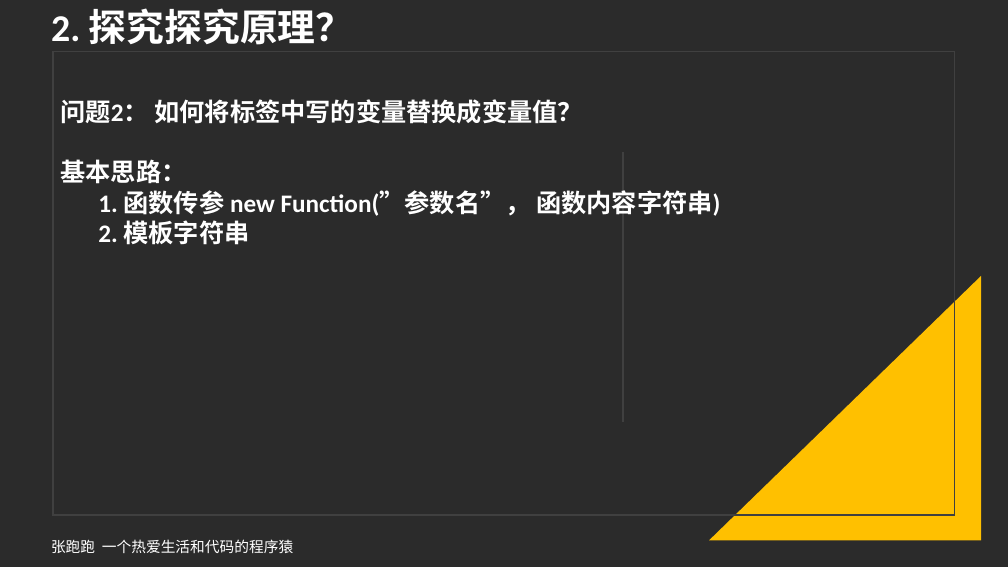
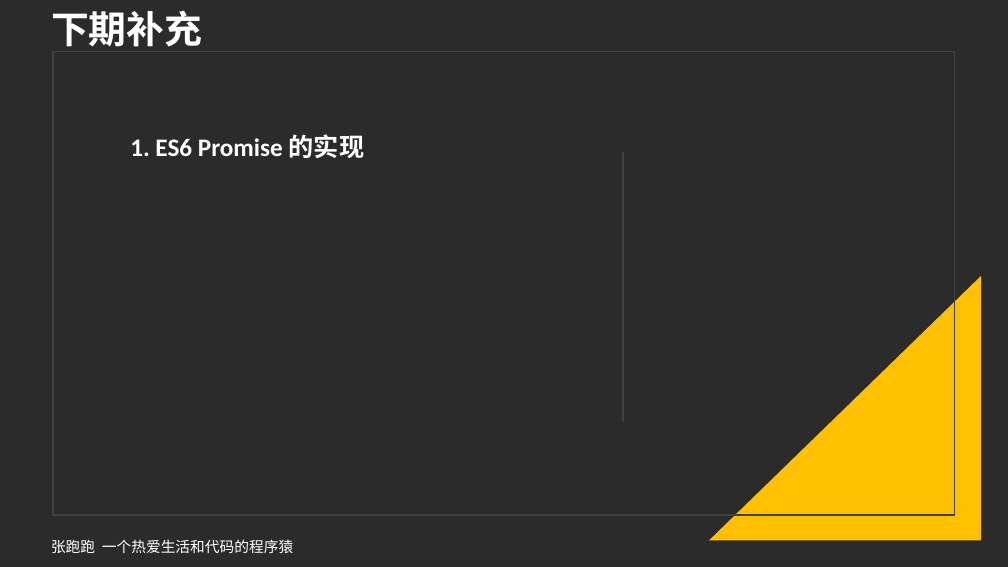
Before and after one commit to zhangpaopao0609/magic-wheel, a slide deck: slide 7 of 01-promise-2021/聊聊 Promise-手写完整的 Promise.pptx (slide 5 before the commit). Drawn at 1008x567 pixels with LibreOffice and Linux fonts; fonts in the diff are those of the drawing; background and template pictures are left out; a plain dark background stands for a picture behind light text. Boxes give left, top, right and bottom in pixels: in the first picture for what was removed or moved away, otherwise in the second. Text is boxed around its words. In the diff, an @@ line names an element or a change of style, - is before the commit and + after.

Commit message:
feat: promise ppt

```diff
--- a/01-promise-2021/聊聊 Promise-手写完整的 Promise.pptx
+++ b/01-promise-2021/聊聊 Promise-手写完整的 Promise.pptx
@@ title removed at (51, 8, 354, 45) @@
-2. 探究探究原理？
@@ text added at (51, 10, 202, 47), 36 pt, text #FFFFFF, bold @@
+下期补充
@@ text at (130, 134, 365, 158): text changed @@
-问题2： 如何将标签中写的变量替换成变量值？
-基本思路：
-1. 函数传参 new Function(”参数名”， 函数内容字符串)
-2. 模板字符串
+1. ES6 Promise 的实现
```
Also in this commit, not shown: 4 other slides changed, 3 slides added, 1 slide removed.
